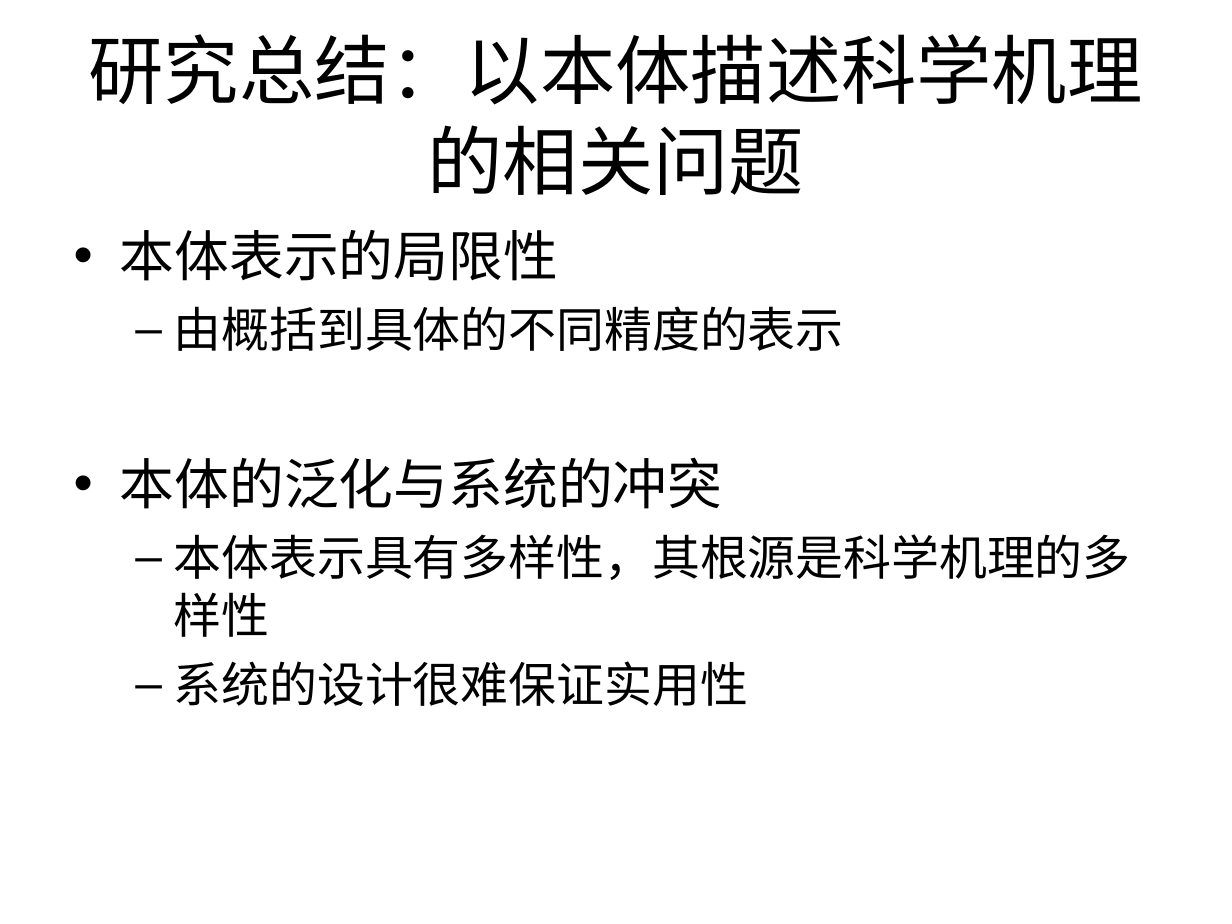
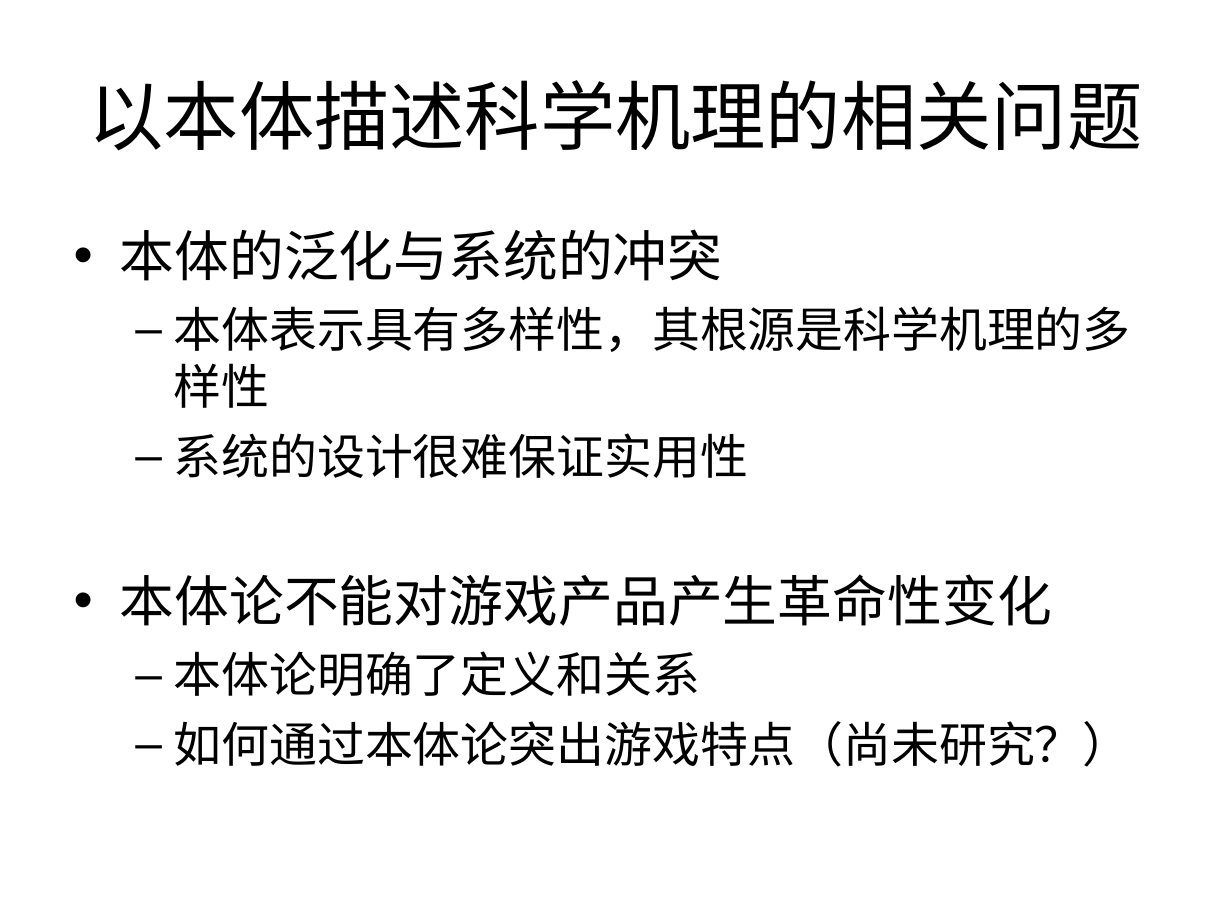
Before and after one commit to Nookleptia/qianmen3d, a slide deck: slide 33 of 毕设文件/毕设提纲.ppt (slide 32 before the commit). Drawn at 1232x924 pixels with LibreOffice and Linux fonts; fonts in the diff are those of the drawing. Boxes give left, top, right and bottom in pixels: in the first picture for what was removed or moved away, otherwise in the second. Text is boxed around its words. In the diff, an @@ line names an element or a change of style, - is before the commit and + after.

```diff
--- a/毕设文件/毕设提纲.ppt
+++ b/毕设文件/毕设提纲.ppt
@@ title at box(88, 80, 1142, 151): text changed @@
-研究总结：以本体描述科学机理的相关问题
+以本体描述科学机理的相关问题
@@ text at box(120, 230, 844, 351): paragraphs removed @@
-• 本体表示的局限性
-  – 由概括到具体的不同精度的表示
@@ text at box(120, 574, 1131, 767): paragraphs added @@
+• 本体论不能对游戏产品产生革命性变化
+  – 本体论明确了定义和关系
+  – 如何通过本体论突出游戏特点（尚未研究？）
```
Also in this commit, not shown: 1 slide added, 2 other files.
